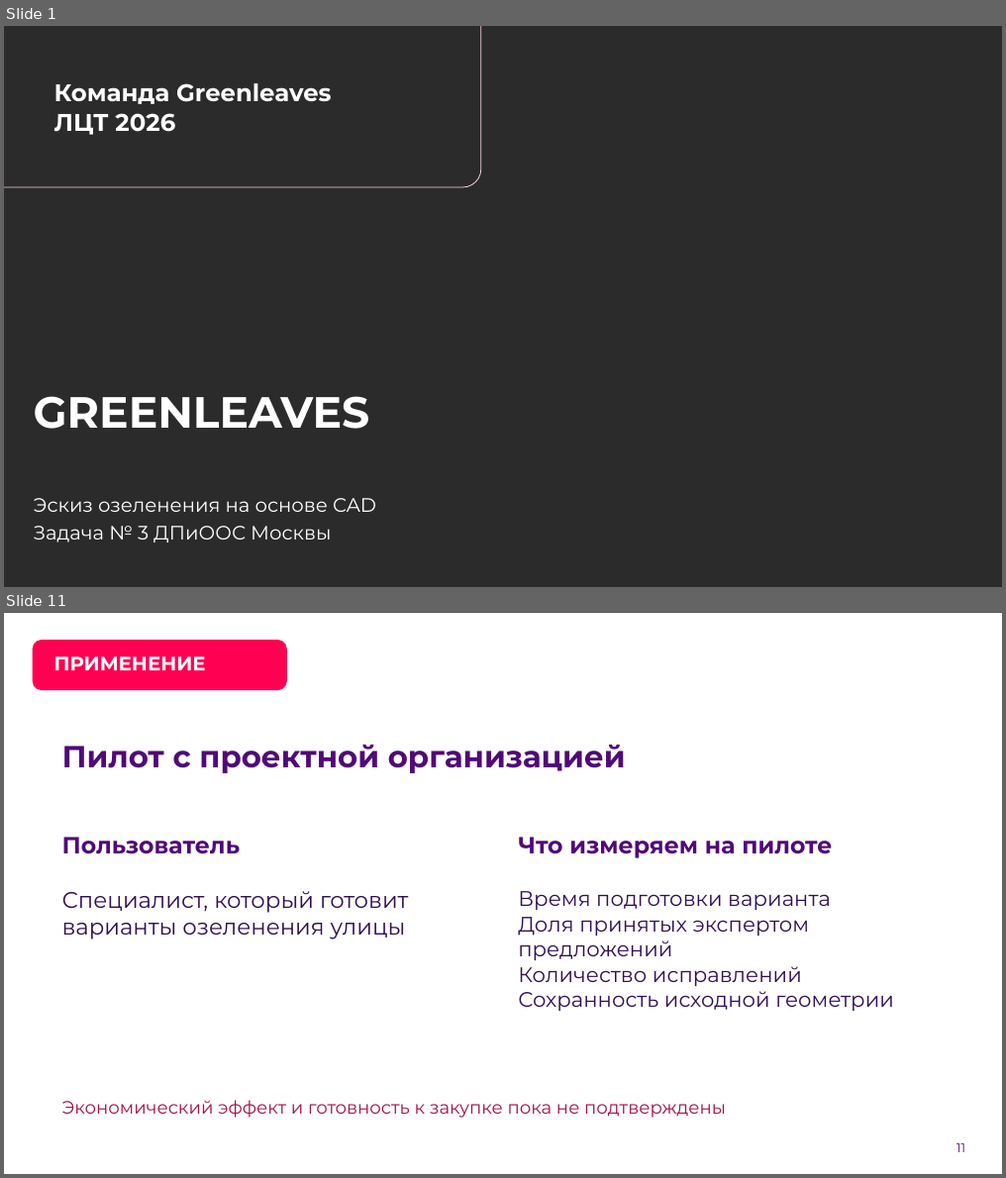
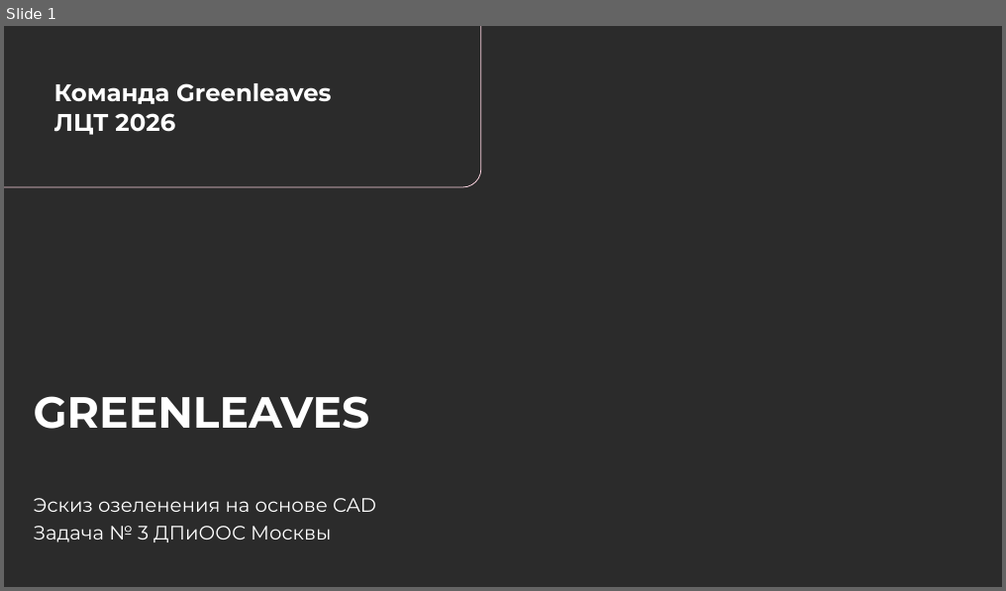
Before and after one commit to rustamnova/greenleaves, a slide deck: site/materials/greenleaves-lct2026.pptx. Shown one above the other, each under a label of ours: slides 1 and 11 before the commit, slide 1 after it; the slides between them are not shown. The pictures are 1006x1178 and 1006x591 pixels, drawn with LibreOffice and Linux fonts; fonts in the diff are those of the drawing; background and template pictures are left out; a plain dark background stands for a picture behind light text. Boxes give left, top, right and bottom in pixels: in the first picture for what was removed or moved away, otherwise in the second. Text is boxed around its words. In the diff, an @@ line names an element or a change of style, - is before the commit and + after.

```diff
--- a/site/materials/greenleaves-lct2026.pptx
+++ b/site/materials/greenleaves-lct2026.pptx
@@ slide 11 removed at <box>4,613,1002,1174</box>, background picture (left out) @@
@@ rounded rectangle removed at <box>33,639,287,690</box> @@
@@ text removed at <box>54,657,206,670</box> @@
-ПРИМЕНЕНИЕ
@@ text removed at <box>62,745,626,773</box> @@
-Пилот с проектной организацией
@@ text removed at <box>62,837,240,855</box> @@
-Пользователь
@@ text removed at <box>518,837,832,859</box> @@
-Что измеряем на пилоте
@@ text removed at <box>62,891,408,940</box> @@
-Специалист, который готовит
-варианты озеленения улицы
@@ text removed at <box>518,891,894,1011</box> @@
-Время подготовки варианта
-Доля принятых экспертом предложений
-Количество исправлений
-Сохранность исходной геометрии
@@ text removed at <box>62,1100,726,1118</box> @@
-Экономический эффект и готовность к закупке пока не подтверждены
@@ page number removed at <box>956,1144,965,1153</box> @@
-11
```
Also in this commit, not shown: 5 slides changed, 6 other slides removed, 8 other files.
